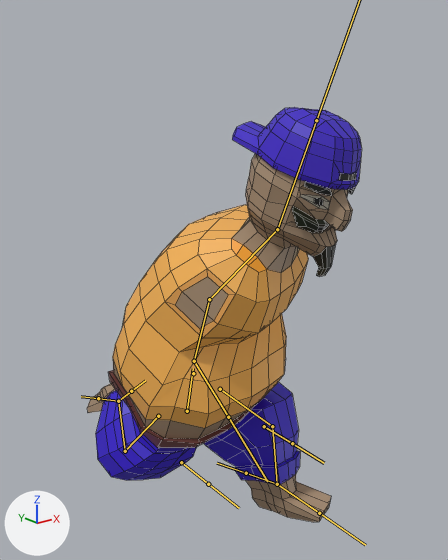
Two versions of the FBX model HayMaker/Assets/1.Models/Player/Hero_V1.fbx, one commit apart.
Both versions are drawn from a camera (50 mm lens) standing at (-2.61, -3.65, 3.23) and looking at (0.15, -0.19, 1.84). Arrows for +X, +Y and +Z are at lower left; the lights stay in place. Both versions are drawn at frame 1 of the action 'Armature|CubeAction'; the numbers are the values there. The bones that bend it are drawn over the model as lines. Mesh edges are drawn as thin lines.

The first picture shows 'Sergio'.
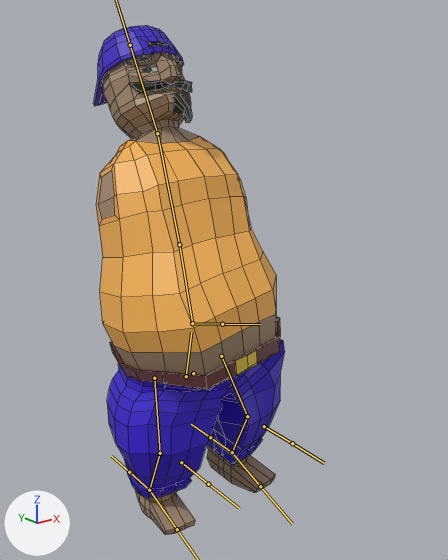
Location of each change, [x1, y1, x2, y2] in pixels of the pictures (448 x 560 px):
'Sergio', posed (30% narrower, 23% taller): before [87, 107, 362, 522]; after [93, 25, 285, 535]
bone 'Pelvis', root to tip: before (187, 411) to (193, 368); after (186, 376) to (191, 332)
bone 'spine 1', root to tip: before (194, 361) to (209, 299); after (192, 323) to (179, 244)
bone 'Spine2', root to tip: before (209, 299) to (277, 229); after (179, 244) to (157, 133)
bone 'Head', root to tip: before (277, 229) to (316, 120); after (157, 133) to (130, 45)
bone 'Bone.004', root to tip: before (194, 361) to (228, 417); after (192, 323) to (222, 324)
bone 'TopLeg.L', root to tip: before (220, 389) to (272, 426); after (221, 356) to (247, 416)
bone 'LowLeg.L', root to tip: before (272, 426) to (277, 484); after (247, 416) to (232, 452)
bone 'Foot.L', root to tip: before (277, 484) to (319, 513); after (232, 452) to (260, 486)
bone 'TopLeg.R', root to tip: before (158, 416) to (125, 451); after (154, 378) to (160, 453)
bone 'LowLeg.R', root to tip: before (125, 451) to (118, 401); after (160, 453) to (149, 490)
bone 'Foot.R', root to tip: before (118, 401) to (98, 398); after (149, 490) to (177, 529)

Edits to the bpy script that builds the scene:
```text
Change bone_pelvis:
    where bone_pelvis = bpy.data.objects['Armature'].pose.bones['Pelvis']
    bone_pelvis.location: (0.0, -0.371, 0.078) -> (0.0, -0.062, 0.013)
    bone_pelvis.rotation_quaternion: (0.999, 0.0, 0.042, -0.009) -> (1.0, 0.0, 0.0, 0.0)  # degrees (0, 5, -1) -> degrees (0, 0, 0)
Change bone_spine_1:
    where bone_spine_1 = bpy.data.objects['Armature'].pose.bones['spine 1']  # child of 'Pelvis'
    bone_spine_1.rotation_quaternion: (0.969, 0.216, 0.107, 0.053) -> (0.996, -0.085, 0.0, 0.0)  # degrees (26, 11, 9) -> degrees (-10, 0, 0)
Change bone_spine2:
    where bone_spine2 = bpy.data.objects['Armature'].pose.bones['Spine2']  # child of 'spine 1'
    bone_spine2.rotation_quaternion: (0.989, 0.135, 0.065, -0.005) -> (0.994, -0.11, 0.0, 0.0)  # degrees (16, 7, 0) -> degrees (-13, 0, 0)
Change bone_head:
    where bone_head = bpy.data.objects['Armature'].pose.bones['Head']  # child of 'Spine2'
    bone_head.rotation_quaternion: (0.964, -0.171, -0.196, -0.049) -> (0.999, -0.044, 0.0, 0.0)  # degrees (-20, -23, -2) -> degrees (-5, 0, 0)
Change bone_bone_004:
    where bone_bone_004 = bpy.data.objects['Armature'].pose.bones['Bone.004']  # child of 'Pelvis'
    bone_bone_004.rotation_quaternion: (0.955, -0.244, 0.128, -0.109) -> (0.969, 0.181, 0.149, -0.076)  # degrees (-30, 11, -16) -> degrees (20, 18, -6)
Change bone_topleg_l:
    where bone_topleg_l = bpy.data.objects['Armature'].pose.bones['TopLeg.L']  # child of 'Pelvis'
    bone_topleg_l.rotation_quaternion: (0.865, 0.494, -0.082, 0.018) -> (0.995, 0.086, -0.03, 0.03)  # degrees (60, -9, -3) -> degrees (10, -4, 3)
Change bone_lowleg_l:
    where bone_lowleg_l = bpy.data.objects['Armature'].pose.bones['LowLeg.L']  # child of 'TopLeg.L'
    bone_lowleg_l.rotation_quaternion: (0.949, -0.308, 0.0, -0.063) -> (0.981, -0.19, 0.0, -0.039)  # degrees (-36, -2, -7) -> degrees (-22, -1, -4)
Change bone_foot_l:
    where bone_foot_l = bpy.data.objects['Armature'].pose.bones['Foot.L']  # child of 'LowLeg.L'
    bone_foot_l.rotation_quaternion: (0.973, -0.164, 0.141, 0.081) -> (0.994, 0.099, 0.034, -0.032)  # degrees (-18, 18, 7) -> degrees (11, 4, -3)
Change bone_topleg_r:
    where bone_topleg_r = bpy.data.objects['Armature'].pose.bones['TopLeg.R']  # child of 'Pelvis'
    bone_topleg_r.rotation_quaternion: (0.901, -0.425, 0.053, -0.06) -> (0.995, 0.086, 0.03, -0.03)  # degrees (-51, 3, -9) -> degrees (10, 4, -3)
Change bone_lowleg_r:
    where bone_lowleg_r = bpy.data.objects['Armature'].pose.bones['LowLeg.R']  # child of 'TopLeg.R'
    bone_lowleg_r.rotation_quaternion: (0.846, -0.523, 0.0, 0.106) -> (0.981, -0.19, 0.0, 0.039)  # degrees (-63, 6, 10) -> degrees (-22, 1, 4)
Change bone_foot_r:
    where bone_foot_r = bpy.data.objects['Armature'].pose.bones['Foot.R']  # child of 'LowLeg.R'
    bone_foot_r.rotation_quaternion: (0.946, -0.254, -0.191, -0.063) -> (0.994, 0.099, -0.034, 0.032)  # degrees (-30, -23, -1) -> degrees (11, -4, 3)
```
